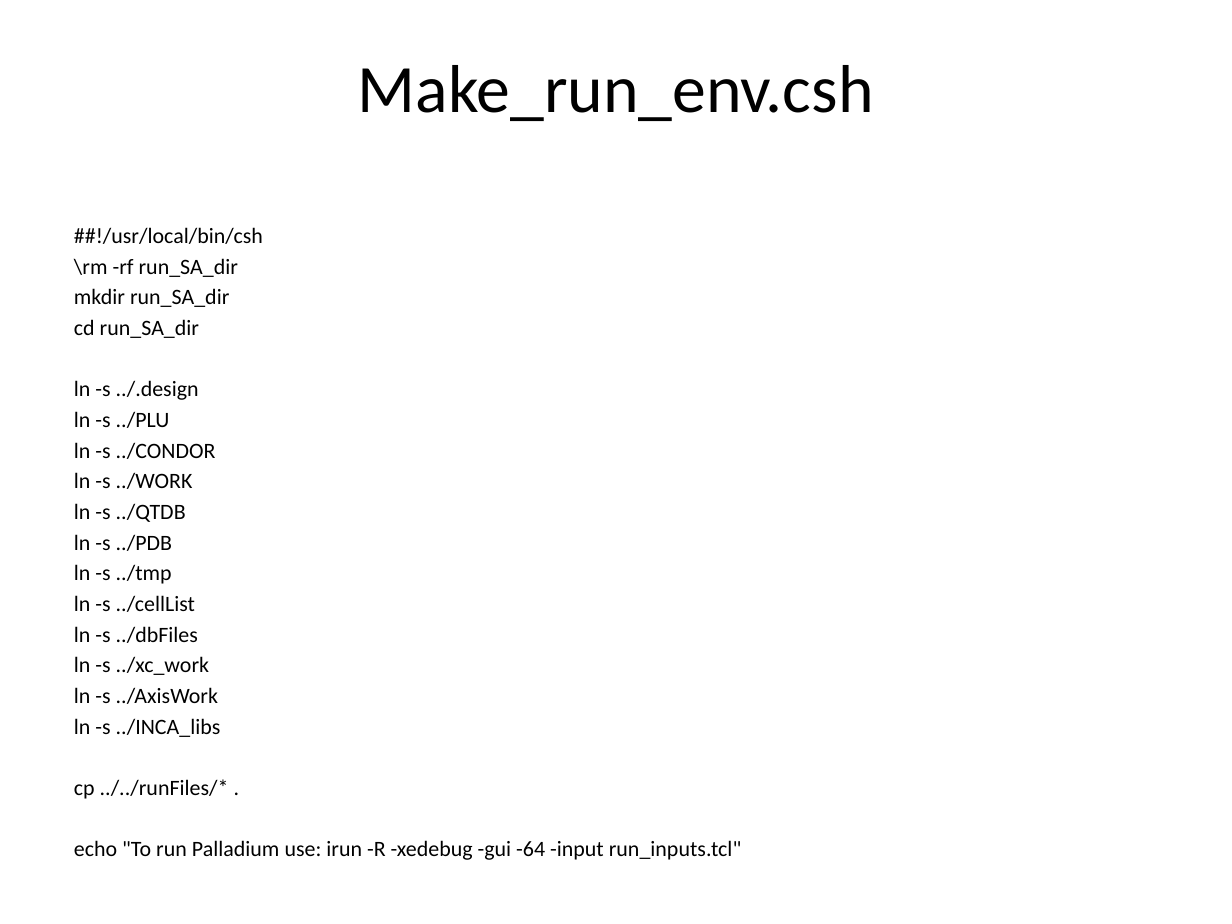
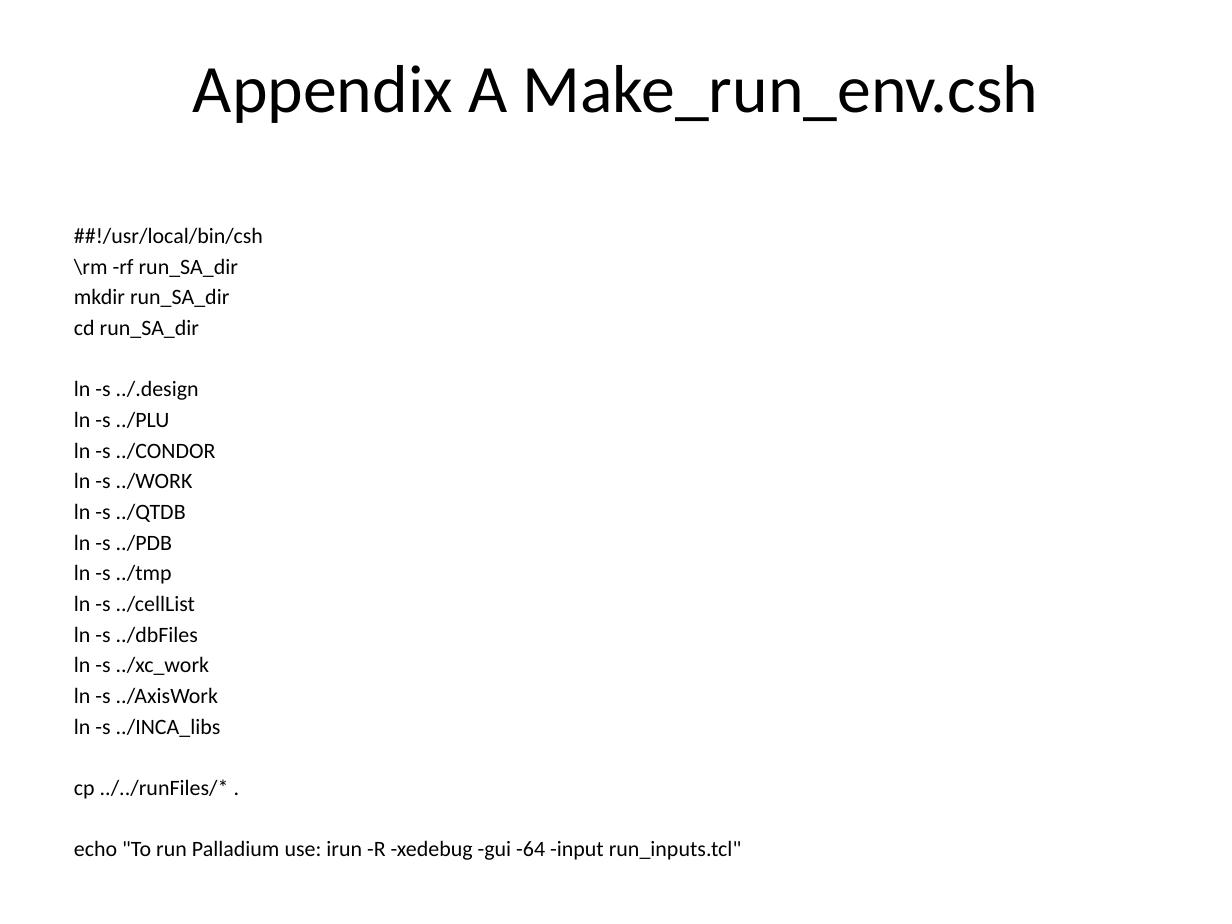
Before and after one commit to zahike/Palladium, a slide deck: slide 17 of Simulation Acceleration tutoria.pptx (slide 14 before the commit). Drawn at 1232x924 pixels with LibreOffice and Linux fonts; fonts in the diff are those of the drawing. Boxes give left, top, right and bottom in pixels: in the first picture for what was removed or moved away, otherwise in the second. Text is boxed around its words. In the diff, an @@ line names an element or a change of style, - is before the commit and + after.

```diff
--- a/Simulation Acceleration tutoria.pptx
+++ b/Simulation Acceleration tutoria.pptx
@@ title at bbox=[193, 65, 1039, 123]: text changed @@
-Make_run_env.csh
+Appendix A Make_run_env.csh
```
Also in this commit, not shown: 4 other slides changed, 3 slides added.
